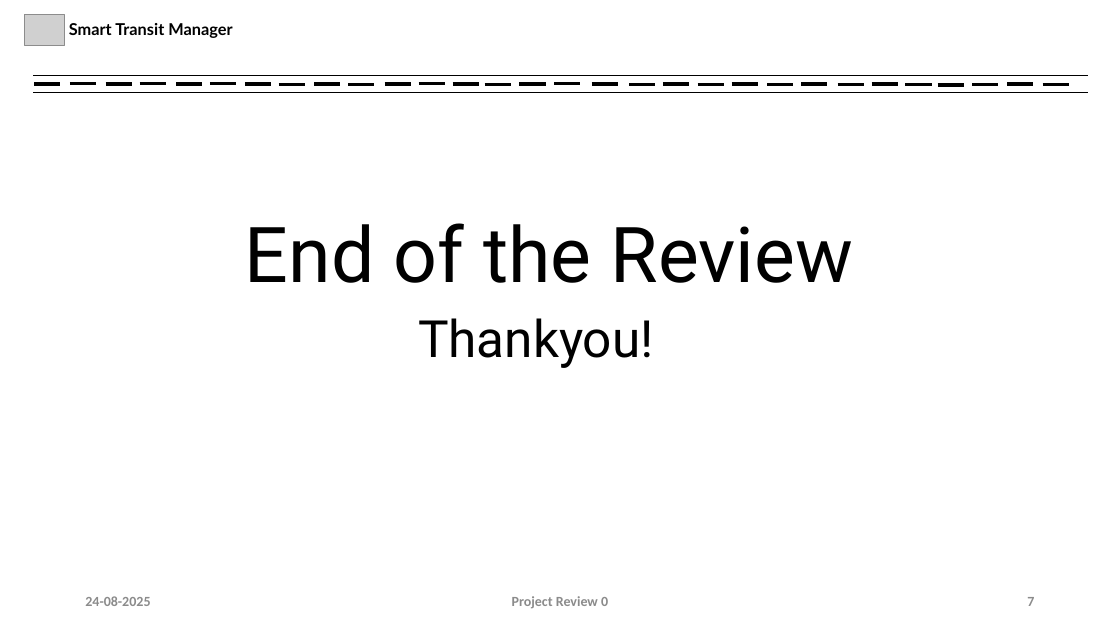
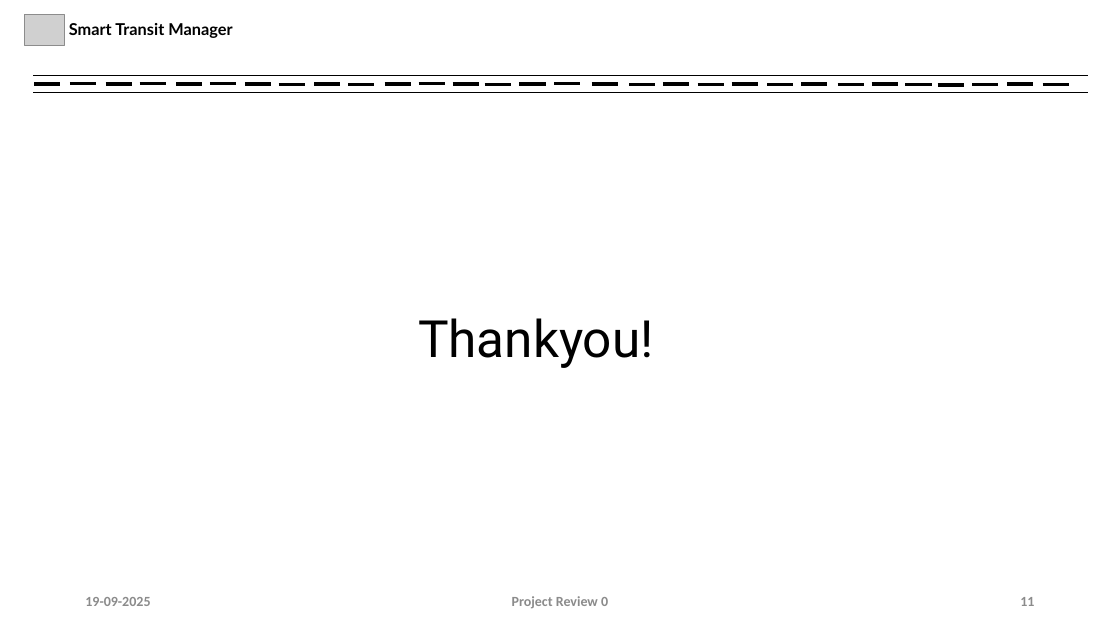
Before and after one commit to sivabalaji-tn/Smart-Transit-Manager, a slide deck: slide 11 of Stuffs/Project Review 0.pptx (slide 7 before the commit). Drawn at 1120x630 pixels with LibreOffice and Linux fonts; fonts in the diff are those of the drawing; grey boxes stand for pictures; background and template pictures are left out. Boxes give left, top, right and bottom in pixels: in the first picture for what was removed or moved away, otherwise in the second. Text is boxed around its words. In the diff, an @@ line names an element or a change of style, - is before the commit and + after.

```diff
--- a/Stuffs/Project Review 0.pptx
+++ b/Stuffs/Project Review 0.pptx
@@ text removed at [245, 223, 853, 283] @@
-End of the Review
@@ text at [85, 597, 150, 606]: text changed @@
-24-08-2025
+19-09-2025
@@ page number at [1020, 597, 1034, 606]: text changed @@
-7
+11
```
Also in this commit, not shown: 6 other slides changed, 4 slides added, 17 other files.
